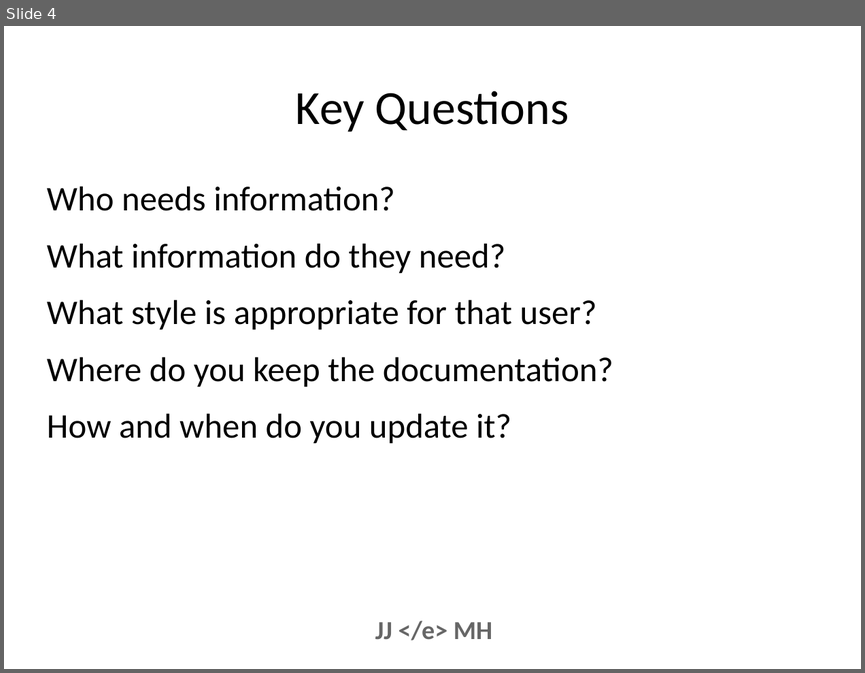
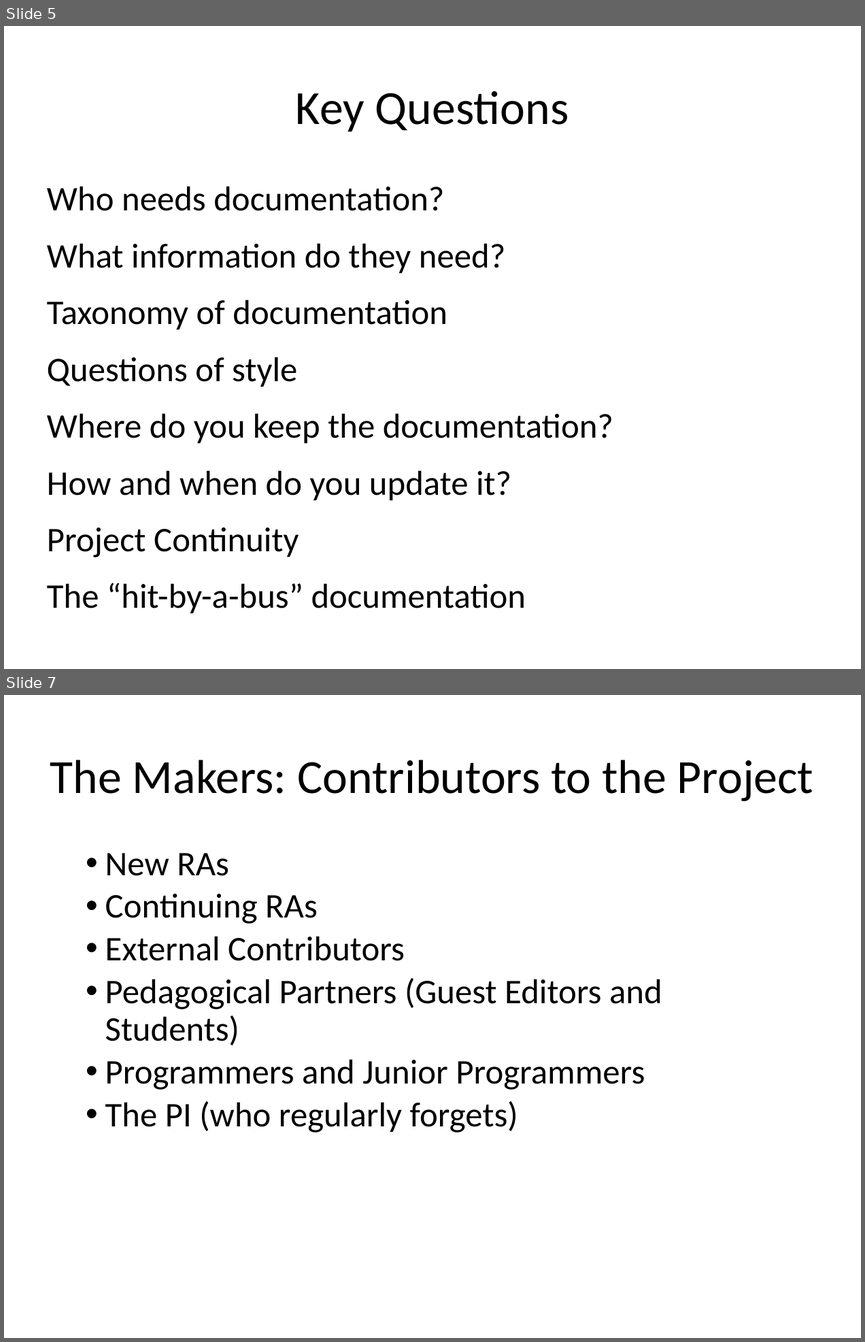
Before and after one commit to projectEndings/Endings, a slide deck: presentations/dhsi2019/documentation.odp. Shown one above the other, each under a label of ours: slide 4 before the commit, slides 5 and 7 after it; the slides between them are not shown. The pictures are 865x673 and 865x1342 pixels, drawn with LibreOffice and Linux fonts; fonts in the diff are those of the drawing. Boxes give left, top, right and bottom in pixels: in the first picture for what was removed or moved away, otherwise in the second. Text is boxed around its words. In the diff, an @@ line names an element or a change of style, - is before the commit and + after.

Commit message:
Updated documentation slides

```diff
--- a/presentations/dhsi2019/documentation.odp
+++ b/presentations/dhsi2019/documentation.odp
@@ slide 7 added at [4,695,861,1338], background #FFFFFF @@
@@ title added at [50,760,813,801], 44 pt, text #000000 @@
+The Makers: Contributors to the Project
@@ text added at [105,853,662,1132], 32 pt, text #000000 @@
+  • New RAs
+  • Continuing RAs
+  • External Contributors
+  • Pedagogical Partners (Guest Editors and Students)
+  • Programmers and Junior Programmers
+  • The PI (who regularly forgets)
@@ what was slide 4 is now slide 5 @@
@@ slide 5 changed as well @@
@@ text at [47,186,444,211]: text changed @@
-Who needs information?
+Who needs documentation?
@@ text at [47,299,447,387]: text changed @@
-What style is appropriate for that user?
+Taxonomy of documentation
+Questions of style
@@ text at [47,527,526,614]: paragraphs added @@
+Project Continuity
+The “hit-by-a-bus” documentation
@@ text removed at [375,620,492,640] @@
-JJ </e> MH
```
Also in this commit, not shown: 10 other slides changed, 22 other slides added, 10 slides removed.
